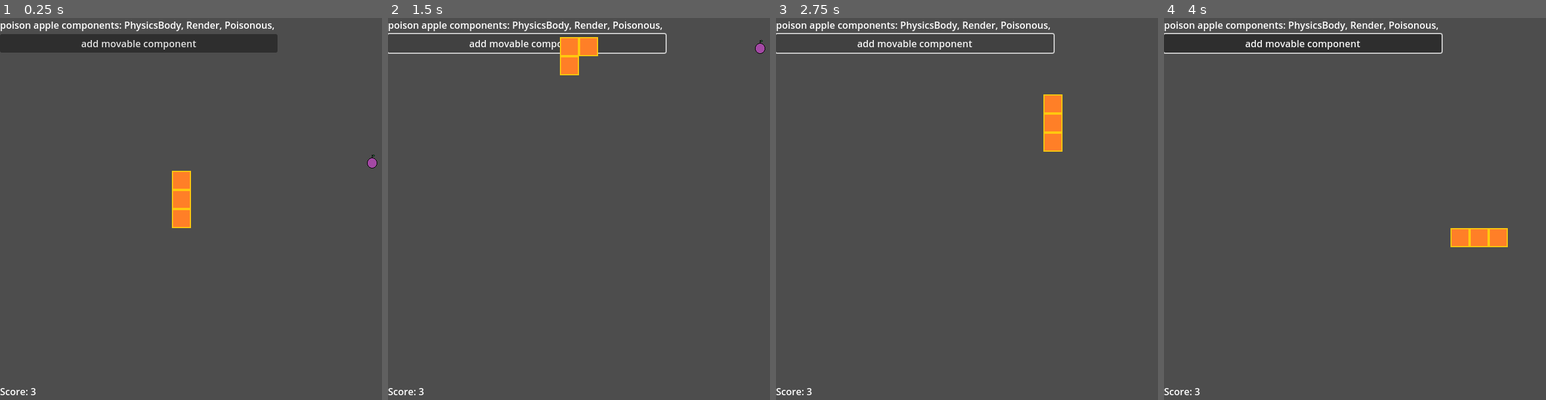
Above: before the commit, frames 1-4 (left to right).
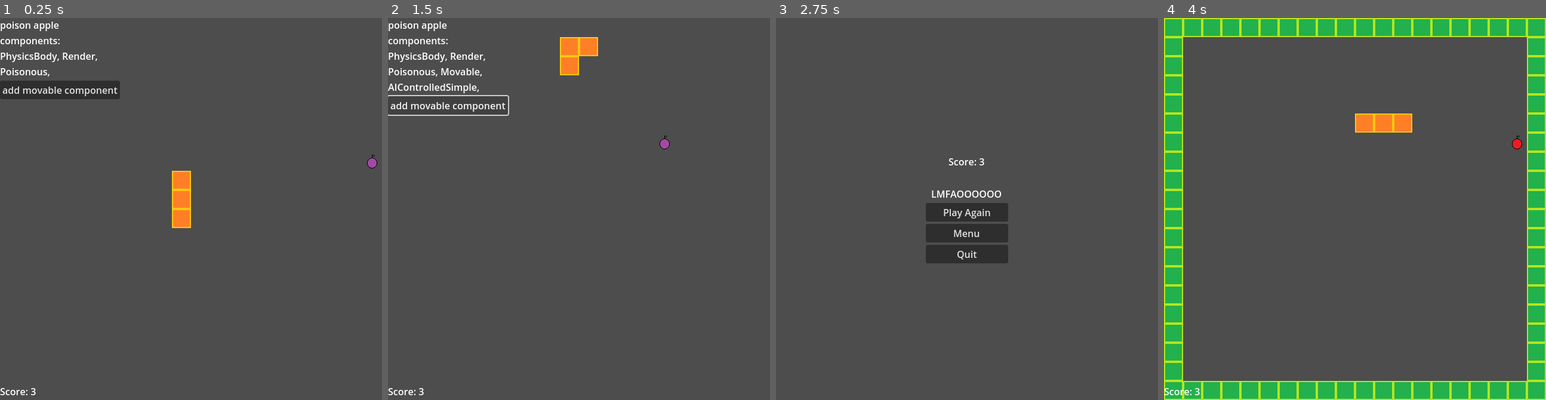
Above: after the commit, the same moments.

Repository: sethbabauta/snake-run
Game: Godot game, scene res://Scenes/demo.tscn
Two runs of this game, one before a commit and one after it. Both use one fixed random seed, a clock stepped at 60 frames per second and the inputs below. This scene is started directly instead of the project's main scene.
Inputs (mouse positions are in pixels of both pictures, inside the frame that each line leads up to):
- Up to frame 1 (0.25 s): no input
- Up to frame 2 (1.5 s): click "add movable component" at 0.5 s; hold D (turn_right) from 1.28 s (still down)
- Up to frame 3 (2.75 s): release D (turn_right) at 2.03 s; hold S (turn_down) from 2.03 s (still down)
- Up to frame 4 (4 s): release S (turn_down) at 2.75 s; click (1355, 212) at 2.75 s, where only the run after the commit has a clickable "Play Again"; hold D (turn_right) from 3.53 s (still down)

The runs differ from the first frame. In frame 1, 5.8% of the frame differs, in the area x 0-73%, y 0-22%; in frame 2, 2.5%; in frame 3, 5.5%; in frame 4, 23%, in the area x 0-100%, y 0-100%.

Commit message:
added simple pathfinding ai, moved some stuff

Diff:
--- a/Scenes/demo.tscn
+++ b/Scenes/demo.tscn
@@ -34,10 +34,12 @@
 [node name="Label" type="Label" parent="VBoxContainer"]
 layout_mode = 2
 text = "poison apple components: []"
+autowrap_mode = 3
 
 [node name="Button" type="Button" parent="VBoxContainer"]
 layout_mode = 2
 text = "add movable component"
 
+[connection signal="timeout" from="Timer" to="." method="_on_timer_timeout"]
 [connection signal="timeout" from="Timer" to="Main" method="_on_timer_timeout"]
 [connection signal="pressed" from="VBoxContainer/Button" to="." method="_on_button_pressed"]
--- a/Scripts/adventure.gd
+++ b/Scripts/adventure.gd
@@ -6,7 +6,7 @@
 const START_LENGTH = 3
 
 func _ready():
-	var start_position: Vector2 = main_node.convert_simple_to_world_coordinates(Vector2(9, 9))
+	var start_position: Vector2 = Utils.convert_simple_to_world_coordinates(Vector2(9, 9))
 	main_node.spawn_player_snake(start_position, self.START_LENGTH)
 	main_node._spawn_start_barriers()
 
--- a/Scripts/classic.gd
+++ b/Scripts/classic.gd
@@ -6,7 +6,7 @@
 const START_LENGTH = 5
 
 func _ready():
-	var start_position: Vector2 = main_node.convert_simple_to_world_coordinates(Vector2(9, 9))
+	var start_position: Vector2 = Utils.convert_simple_to_world_coordinates(Vector2(9, 9))
 	main_node.spawn_player_snake(start_position, self.START_LENGTH)
 	main_node._spawn_start_barriers()
 
--- a/Scripts/demo.gd
+++ b/Scripts/demo.gd
@@ -7,24 +7,36 @@
 const START_LENGTH = 3
 
 var poison_apple: GameEngine.GameObject
+var player: GameEngine.GameObject
 
 func _ready():
-	var start_position: Vector2 = main_node.convert_simple_to_world_coordinates(Vector2(9, 9))
+	var start_position: Vector2 = Utils.convert_simple_to_world_coordinates(Vector2(9, 9))
 	main_node.spawn_player_snake(start_position, self.START_LENGTH)
 
 	await get_tree().create_timer(0.1).timeout
 
 	self.poison_apple = main_node.spawn_poison_apple()
-	var display_components: String = "poison apple components: "
-	for component_name in poison_apple.components:
-		display_components += (component_name + ", ")
-
-	demo_label.text = display_components
+	self.update_label()
 
 
 func end_game() -> void:
 	get_tree().change_scene_to_file(adventure_death_screen)
 
 
+func update_label() -> void:
+	var display_components: String = "poison apple components: "
+	for component_name in self.poison_apple.components:
+		display_components += (component_name + ", ")
+
+	demo_label.text = display_components
+
+	self.player = main_node.get_closest_player_controlled(poison_apple)
+
+
 func _on_button_pressed():
 	poison_apple.add_component("Movable", { "speed": "1", "direction": "N", "priority": "99" })
+	poison_apple.add_component("AIControlledSimple", { "priority": "101" })
+
+
+func _on_timer_timeout():
+	self.update_label()
--- a/Scripts/game_engine.gd
+++ b/Scripts/game_engine.gd
@@ -27,7 +27,7 @@
 		for parameter_name in component_parameters.keys():
 			if parameter_name == "texture":
 				component_parameters[parameter_name] = (
-						Main.SPRITES_PATH + component_parameters[parameter_name]
+						Settings.SPRITES_PATH + component_parameters[parameter_name]
 				)
 
 			if parameter_name in self:
@@ -248,7 +248,7 @@
 		"""
 		var blueprints: Dictionary = {}
 		var parser: XMLParser = XMLParser.new()
-		parser.open(Main.BLUEPRINTS_PATH)
+		parser.open(Settings.BLUEPRINTS_PATH)
 
 		while parser.read() != ERR_FILE_EOF:
 			var node_name: String = parser.get_node_name()
--- a/Scripts/main.gd
+++ b/Scripts/main.gd
@@ -2,13 +2,6 @@
 
 @export var query_area: Area2D
 @export var gamemode_node: Node
-
-const BLUEPRINTS_PATH = "res://blueprints.txt"
-const SCENES_PATH = "res://Scenes/"
-const SPRITES_PATH = "res://Sprites/"
-const PHYSICS_OBJECT_PATH = "res://Scenes/physics_object.tscn"
-const TICK_THRESHOLD = 10
-const BASE_MOVE_SPEED = 32
 
 var game_object_factory: GameEngine.GameObjectFactory
 var max_simple_size: Vector2
@@ -20,7 +13,9 @@
 
 func _ready() -> void:
 	ScoreKeeper.set_score(gamemode_node.START_LENGTH)
-	self.max_simple_size = get_viewport().get_visible_rect().size / BASE_MOVE_SPEED
+	self.max_simple_size = (
+			get_viewport().get_visible_rect().size / Settings.BASE_MOVE_SPEED
+	)
 
 
 func _input(event: InputEvent) -> void:
@@ -40,22 +35,6 @@
 func _on_timer_timeout() -> void:
 	var new_event:= GameEngine.Event.new("MoveForward")
 	self.game_object_factory.notify_subscribers(new_event, "movable")
-
-
-func convert_simple_to_world_coordinates(coordinates: Vector2) -> Vector2:
-	var new_coordinates:= (
-			(coordinates.round() * self.BASE_MOVE_SPEED)
-			+ (Vector2.ONE * (self.BASE_MOVE_SPEED / 2))
-	)
-	return new_coordinates
-
-
-func convert_world_to_simple_coordinates(coordinates: Vector2) -> Vector2:
-	var new_coordinates:= (
-			(coordinates.round() - (Vector2.ONE * (self.BASE_MOVE_SPEED / 2)))
-			.snapped(Vector2.ONE * self.BASE_MOVE_SPEED) / self.BASE_MOVE_SPEED
-	)
-	return new_coordinates
 
 
 func spawn_apple() -> void:
@@ -83,15 +62,20 @@
 		spawn_direction: Vector2 = Vector2.DOWN,
 ) -> void:
 
-	var player_snake_body: Components.SnakeBody = player_game_object.components.get("SnakeBody")
+	var player_snake_body: Components.SnakeBody = (
+			player_game_object.components.get("SnakeBody")
+	)
 	var new_snake_body_obj:= self.game_object_factory.create_object("SnakeBody", self)
 	var tail: GameEngine.GameObject = player_snake_body.get_tail_game_object()
 
 	Components.SnakeBody.connect_bodies(tail, new_snake_body_obj)
 
 	var set_position_event:= GameEngine.Event.new(
-		"SetPosition",
-		{"position": tail.physics_body.global_position + (spawn_direction * self.BASE_MOVE_SPEED)}
+			"SetPosition",
+			{"position": (
+					tail.physics_body.global_position
+					+ (spawn_direction * Settings.BASE_MOVE_SPEED)
+			)},
 	)
 	new_snake_body_obj.fire_event(set_position_event)
 
@@ -106,6 +90,34 @@
 
 	for snake_body_idx in range(snake_length-1):
 		self.spawn_player_body(snake_head)
+
+
+func get_closest_player_controlled(
+		object_to_compare: GameEngine.GameObject,
+) -> GameEngine.GameObject:
+	var player_positions: Array = (
+			object_to_compare.factory_from.subscribe_lists["player_controlled"]
+	)
+	var position_to_compare: Vector2 = object_to_compare.physics_body.global_position
+	var closest_object: GameEngine.GameObject
+	var shortest_distance: float
+
+	for current_game_object in player_positions:
+		var current_distance: float = (
+				current_game_object.physics_body.global_position
+				.distance_to(position_to_compare)
+		)
+
+		if not shortest_distance:
+			shortest_distance = current_distance
+			closest_object = current_game_object
+			continue
+
+		if shortest_distance > current_distance:
+			shortest_distance = current_distance
+			closest_object = current_game_object
+
+	return closest_object
 
 
 func get_random_valid_world_position() -> Vector2:
@@ -131,18 +143,22 @@
 			rng.randi_range(0, self.max_simple_size.x-1),
 			rng.randi_range(0, self.max_simple_size.y-1),
 	)
-	position = self.convert_simple_to_world_coordinates(position)
+	position = Utils.convert_simple_to_world_coordinates(position)
 
 	return position
 
 
 func _fire_change_direction_event(input_name: String) -> void:
-	var new_event:= GameEngine.Event.new("TryChangeDirection", {"input": input_name})
+	var new_event:= GameEngine.Event.new(
+			"TryChangeDirection", {"input": input_name}
+	)
 	self.game_object_factory.notify_subscribers(new_event, "player_controlled")
 
 
 func _spawn_barrier(position: Vector2) -> void:
-	var world_position: Vector2 = convert_simple_to_world_coordinates(position)
+	var world_position: Vector2 = (
+			Utils.convert_simple_to_world_coordinates(position)
+	)
 	var barrier:= self.game_object_factory.create_object("Barrier", self)
 	var set_position_event:= GameEngine.Event.new(
 		"SetPosition",
@@ -155,7 +171,9 @@
 	self._spawn_barrier(Vector2(0, 0))
 	self._spawn_barrier(Vector2(self.max_simple_size.x-1, 0))
 	self._spawn_barrier(Vector2(0, self.max_simple_size.y-1))
-	self._spawn_barrier(Vector2(self.max_simple_size.x-1, self.max_simple_size.y-1))
+	self._spawn_barrier(
+			Vector2(self.max_simple_size.x-1, self.max_simple_size.y-1)
+	)
 
 	for coordinate in range(1, self.max_simple_size.x-1):
 		self._spawn_barrier(Vector2(coordinate, 0))
--- /dev/null
+++ b/Scripts/settings.gd
@@ -0,0 +1,7 @@
+extends Node
+
+const BLUEPRINTS_PATH = "res://blueprints.txt"
+const SCENES_PATH = "res://Scenes/"
+const SPRITES_PATH = "res://Sprites/"
+const PHYSICS_OBJECT_PATH = "res://Scenes/physics_object.tscn"
+const BASE_MOVE_SPEED = 32
--- a/Scripts/utils.gd
+++ b/Scripts/utils.gd
@@ -1,10 +1,41 @@
 extends Node
+
+
+var rng:= RandomNumberGenerator.new()
+
+
+func convert_simple_to_world_coordinates(coordinates: Vector2) -> Vector2:
+	var new_coordinates: Vector2 = (
+			(coordinates.round() * Settings.BASE_MOVE_SPEED)
+			+ (Vector2.ONE * (Settings.BASE_MOVE_SPEED / 2))
+	)
+	return new_coordinates
+
+
+func convert_world_to_simple_coordinates(coordinates: Vector2) -> Vector2:
+	var new_coordinates:= (
+			(coordinates.round() - (Vector2.ONE * (Settings.BASE_MOVE_SPEED / 2)))
+			.snapped(Vector2.ONE * Settings.BASE_MOVE_SPEED) / Settings.BASE_MOVE_SPEED
+	)
+	return new_coordinates
+
+
+func get_farthest_direction(vector_from: Vector2, vector_to: Vector2) -> String:
+	var x_difference: int = vector_to.x - vector_from.x
+	var y_difference: int = vector_to.y - vector_from.y
+	if abs(x_difference) > abs(y_difference):
+		if x_difference > 0:
+			return "E"
+		return "W"
+
+	if y_difference > 0:
+		return "S"
+	return "N"
 
 
 func roll(die_count: int, sides: int) -> int:
 	var result: int = 0
-	var rng:= RandomNumberGenerator.new()
 	for roll_count in range(die_count):
-		result += rng.randi_range(1, sides)
+		result += self.rng.randi_range(1, sides)
 
 	return result
--- a/project.godot
+++ b/project.godot
@@ -19,6 +19,7 @@
 
 ScoreKeeper="*res://Scripts/score_keeper.gd"
 Utils="*res://Scripts/utils.gd"
+Settings="*res://Scripts/settings.gd"
 
 [display]
 
--- a/scripts/Components.gd
+++ b/scripts/Components.gd
@@ -10,11 +10,18 @@
 
 
 	func _ponder_direction_change() -> void:
-		# get current pos
-		# get closest player controlled pos
-		# determine next direction
-		# queue directoin change event
-		pass
+		var closest_object: GameEngine.GameObject = (
+				self.game_object.main_node
+				.get_closest_player_controlled(self.game_object)
+		)
+
+		var current_position: Vector2 = self.game_object.physics_body.global_position
+		var target_position: Vector2 = closest_object.physics_body.global_position
+		var direction: String = Utils.get_farthest_direction(current_position, target_position)
+
+		var new_event:= Event.new("ChangeDirection")
+		new_event.parameters["direction"] = direction
+		self.game_object.queue_event_job(self.game_object, new_event)
 
 
 class Movable extends Component:
@@ -47,19 +54,19 @@
 		match self.direction:
 			"N":
 				self.game_object.physics_body.global_translate(
-						Vector2.UP * Main.BASE_MOVE_SPEED
+						Vector2.UP * Settings.BASE_MOVE_SPEED
 				)
 			"S":
 				self.game_object.physics_body.global_translate(
-						Vector2.DOWN * Main.BASE_MOVE_SPEED
+						Vector2.DOWN * Settings.BASE_MOVE_SPEED
 				)
 			"E":
 				self.game_object.physics_body.global_translate(
-						Vector2.RIGHT * Main.BASE_MOVE_SPEED
+						Vector2.RIGHT * Settings.BASE_MOVE_SPEED
 				)
 			"W":
 				self.game_object.physics_body.global_translate(
-						Vector2.LEFT * Main.BASE_MOVE_SPEED
+						Vector2.LEFT * Settings.BASE_MOVE_SPEED
 				)
 
 		var new_event:= Event.new("MovedForward", {"direction": self.direction})
@@ -93,7 +100,7 @@
 
 
 class PhysicsBody extends Component:
-	var physics_body_scene: PackedScene = load(Main.PHYSICS_OBJECT_PATH)
+	var physics_body_scene: PackedScene = load(Settings.PHYSICS_OBJECT_PATH)
 	var physics_body_node: PhysicsObject
 
 
